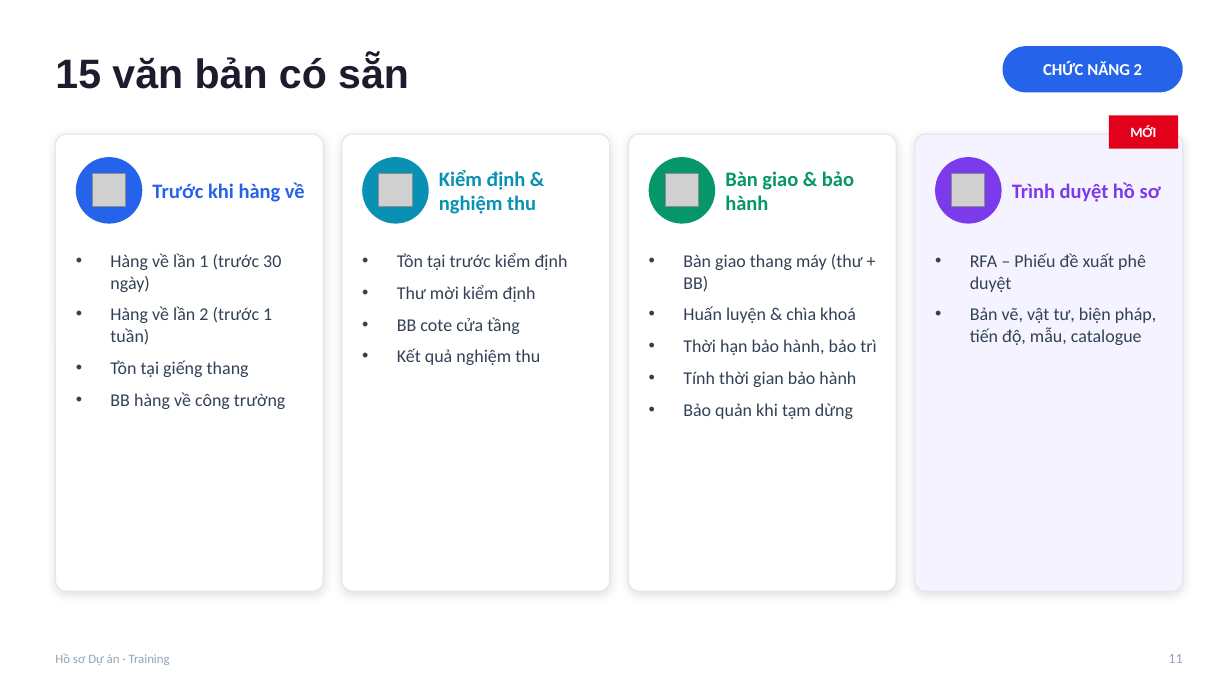
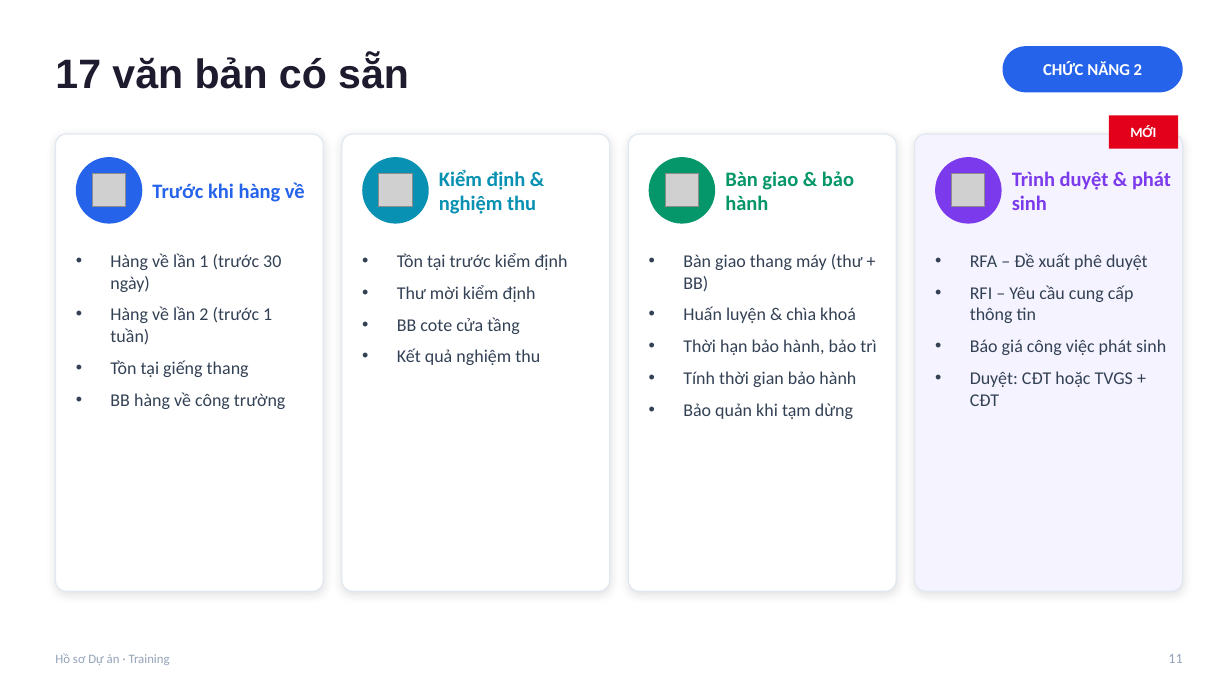
Before and after one commit to xaxa9ztb/TrackingTS, a slide deck: slide 11 of docs/Training-Ho-so-Du-an.pptx. Drawn at 1232x693 pixels with LibreOffice and Linux fonts; fonts in the diff are those of the drawing; grey boxes stand for pictures. Boxes give left, top, right and bottom in pixels: in the first picture for what was removed or moved away, otherwise in the second. Text is boxed around its words. In the diff, an @@ line names an element or a change of style, - is before the commit and + after.

```diff
--- a/docs/Training-Ho-so-Du-an.pptx
+++ b/docs/Training-Ho-so-Du-an.pptx
@@ title at bbox=[55, 55, 409, 89]: text changed @@
-15 văn bản có sẵn
+17 văn bản có sẵn
@@ text at bbox=[1012, 171, 1171, 210]: text changed @@
-Trình duyệt hồ sơ
+Trình duyệt & phát sinh
@@ text at bbox=[970, 253, 1166, 406]: text changed @@
-• RFA – Phiếu đề xuất phê duyệt
-• Bản vẽ, vật tư, biện pháp, tiến độ, mẫu, catalogue
+• RFA – Đề xuất phê duyệt
+• RFI – Yêu cầu cung cấp thông tin
+• Báo giá công việc phát sinh
+• Duyệt: CĐT hoặc TVGS + CĐT
```
Also in this commit, not shown: 4 other slides changed, 1 slide added, 11 other files.
